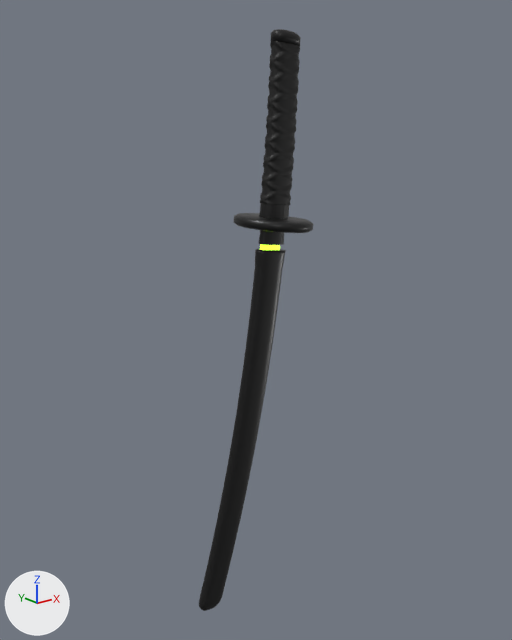
The glTF model works/036_saya/model.glb as it was, and as the next commit left it.
One viewpoint serves both versions: a camera (50 mm lens) standing at (-1.38, -1.849, 3.221) and looking at (0.103, 0.004, 2.48). Arrows for +X, +Y and +Z are at lower left; the lights stay in place. The picture after the commit comes second. Where no turn or scale is listed for an object, it has been applied to the vertices.

The scene before the commit, as lines of its bpy script (objects in view):
```python
mat_saya_lacquer = principled_material('saya_lacquer')
mat_saya_lacquer.base_color = (0.00304, 0.00304, 0.00304)  # black #0a0a0a
mat_saya_lacquer.roughness = 0.36
me_saya_body = bpy.data.meshes.new('saya_body')
me_saya_body.from_pydata(...)  # 6440 vertices, 12876 faces; spans x -0.163..0.228, y -0.026..0.026, z -1.355..-0.013
me_saya_body.materials.append(mat_saya_lacquer)  # black #0a0a0a
me_saya_tsuba = bpy.data.meshes.new('saya_tsuba')
me_saya_tsuba.from_pydata(...)  # 256 vertices, 508 faces; spans x 0.035..0.307, y -0.136..0.136, z -0.036..0.03
me_saya_tsuba.materials.append(mat_saya_fittings)  # black #0a0a0a
me_saya_tsuka = bpy.data.meshes.new('saya_tsuka')
me_saya_tsuka.from_pydata(...)  # 8880 vertices, 17756 faces; spans x 0.123..0.269, y -0.033..0.033, z 0.054..0.576
me_saya_tsuka.materials.append(mat_saya_wrap)  # black #0a0a0a
ob_saya_body = bpy.data.objects.new('saya_body', me_saya_body)
ob_saya_body.location = (-0.005, 0.0, 2.743)
ob_saya_tsuba = bpy.data.objects.new('saya_tsuba', me_saya_tsuba)
ob_saya_tsuba.location = (0.005, 0.0, 2.817)
ob_saya_tsuka = bpy.data.objects.new('saya_tsuka', me_saya_tsuka)
ob_saya_tsuka.location = (0.005, 0.0, 2.817)
```
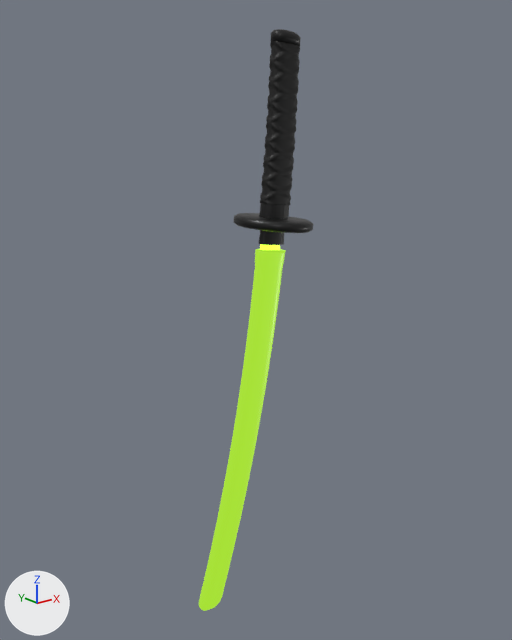
Boxes (x1, y1, x2, y2) around the edits, measured in the pictures (512 x 640 px):
'saya_body', recoloured, surface changed (black to green): (199, 249, 286, 611) in both

Edits to the bpy script that builds the scene:
```text
Change mat_saya_lacquer:
    add mat_saya_lacquer.emission_strength = 1.0
    add mat_saya_lacquer.emission_color = (0.376, 0.745, 0.0273)  # green #a5e02e
```
